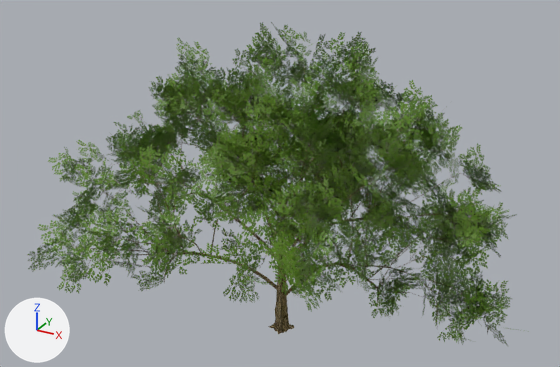
Before and after pictures for a commit that changed the glTF model apps/king-of-streets/models/tr_rain_lo.glb.
Before and after are seen from a camera (50 mm lens) standing at (17.2, -31.6, 24.3) and looking at (-0.2, 0.2, 8.4). Arrows for +X, +Y and +Z are at lower left; the lights stay in place. The older version comes first. Where no turn or scale is listed for an object, it has been applied to the vertices. Vertices at exactly the same position are counted once.

Objects in the first picture: 'Euro_Beech_7_Euro_Beech_Bark_0', 'Euro_Beech_7_Euro_Beech_Leaf_0'.
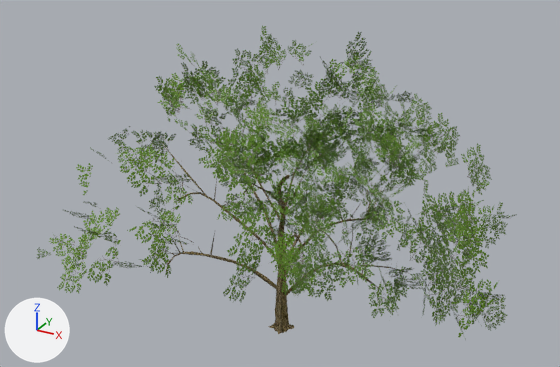
Where the newer file only moved an object's origin or applied its transform, the numbers keep the older frame.

Pixel boxes (x1, y1, x2, y2) of what changed, in the pictures (560 x 367 px):
'Euro_Beech_7_Euro_Beech_Leaf_0', reshaped
    before: (27, 22, 529, 346)
    after: (37, 26, 517, 340)
part 1 of me_euro_beech_7_euro_beech_leaf_0, deleted (green)
    before: (27, 22, 529, 346)
part 2 of me_euro_beech_7_euro_beech_leaf_0, cut back
    before: (78, 32, 499, 339)
    after: (149, 67, 499, 317)

Diff of the bpy script that builds the scene:
```diff
--- a/apps/king-of-streets/models/tr_rain_lo.glb.py
+++ b/apps/king-of-streets/models/tr_rain_lo.glb.py
@@ me_euro_beech_7_euro_beech_leaf_0 @@
 # used by ob_euro_beech_7_euro_beech_leaf_0; location = (0.93, 0.76, 9.42)
-me_euro_beech_7_euro_beech_leaf_0.from_pydata(...)  # 4194 vertices, 1898 faces; spans x -12.2..12.2, y -11.6..11.6, z -7.3..7.3
+me_euro_beech_7_euro_beech_leaf_0.from_pydata(...)  # 1351 vertices, 547 faces; spans x -11.8..11.0, y -11.6..11.6, z -7.3..7.3
+# me_euro_beech_7_euro_beech_leaf_0 part 1: 743 loose pieces with 2700 vertices, spanning x -12.2..12.2, y -11.4..11.5, z -6.7..7.3, are deleted
+# me_euro_beech_7_euro_beech_leaf_0 part 2
+# 143 vertices are removed from x -9.9..9.7, y -9.5..9.7, z -6.0..5.8
+# 171 faces are deleted
+# 2 vertices move within x 2.6..7.5, y -1.5..1.0, z -1.1..4.0
+# 34 new faces join them
 me_euro_beech_7_euro_beech_leaf_0.materials.append(mat_euro_beech_leaf)
```
